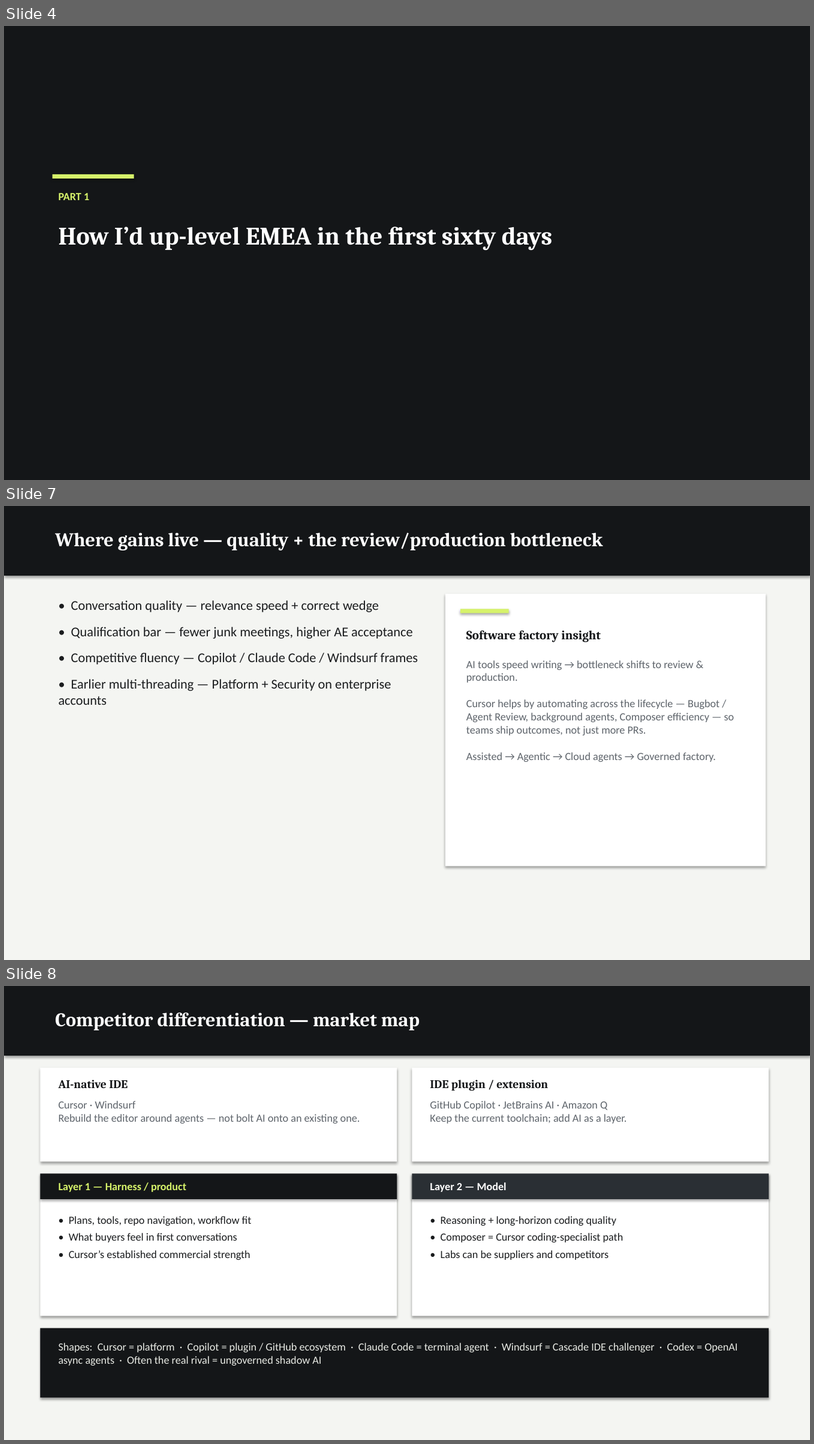
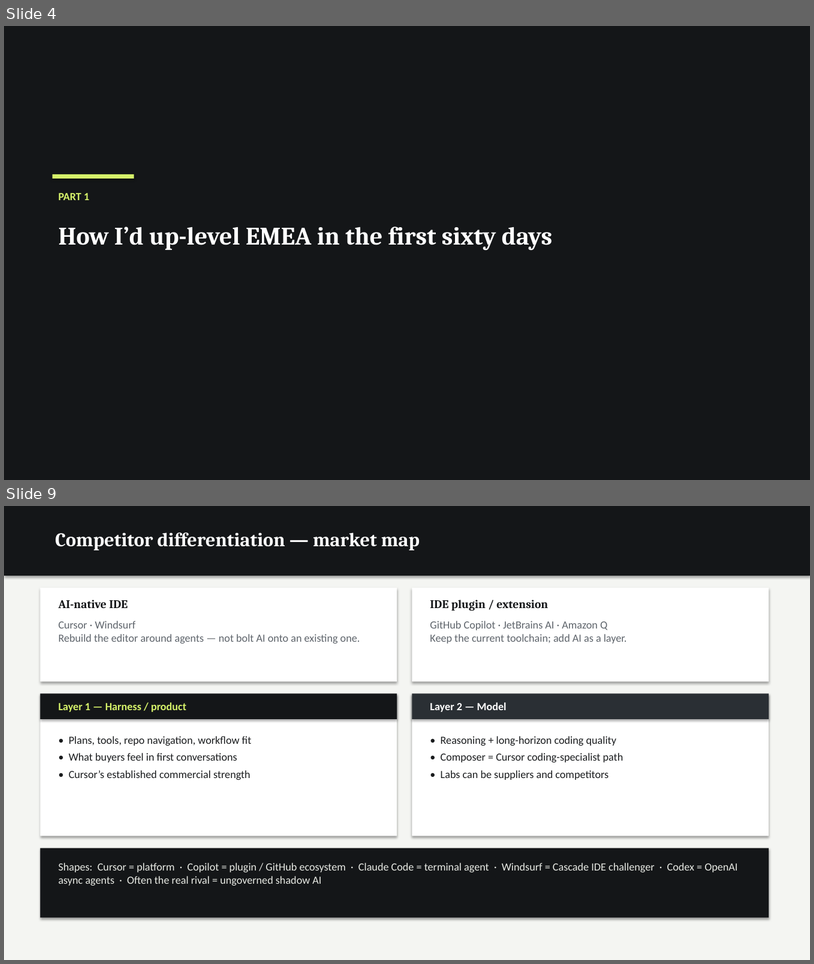
Before and after one commit to dempseli01-stack/lindsey, a slide deck: Lindsey_Presentation.pptx. Shown one above the other, each under a label of ours: slides 4, 7 and 8 before the commit, slides 4 and 9 after it; the slides between them are not shown. The pictures are 814x1444 and 814x964 pixels, drawn with LibreOffice and Linux fonts; fonts in the diff are those of the drawing. Boxes give left, top, right and bottom in pixels: in the first picture for what was removed or moved away, otherwise in the second. Text is boxed around its words. In the diff, an @@ line names an element or a change of style, - is before the commit and + after.

```diff
--- a/Lindsey_Presentation.pptx
+++ b/Lindsey_Presentation.pptx
@@ slide 7 removed at (x1=4, y1=506, x2=810, y2=960), background #FFFFFF @@
@@ rectangle removed at (x1=4, y1=506, x2=810, y2=960) @@
@@ rectangle removed at (x1=4, y1=506, x2=810, y2=576) @@
@@ text removed at (x1=55, y1=532, x2=603, y2=550) @@
-Where gains live — quality + the review/production bottleneck
@@ rectangle removed at (x1=446, y1=594, x2=766, y2=866) @@
@@ text removed at (x1=59, y1=600, x2=419, y2=705) @@
-• Conversation quality — relevance speed + correct wedge
-• Qualification bar — fewer junk meetings, higher AE acceptance
-• Competitive fluency — Copilot / Claude Code / Windsurf frames
-• Earlier multi-threading — Platform + Security on enterprise accounts
@@ rectangle removed at (x1=461, y1=609, x2=509, y2=613) @@
@@ text removed at (x1=467, y1=630, x2=601, y2=642) @@
-Software factory insight
@@ text removed at (x1=467, y1=660, x2=735, y2=762) @@
-AI tools speed writing → bottleneck shifts to review & production.
-Cursor helps by automating across the lifecycle — Bugbot / Agent Review, background agents, Composer efficiency — so teams ship outcomes, not just more PRs.
-Assisted → Agentic → Cloud agents → Governed factory.
@@ what was slide 8 is now slide 9 @@
```
Also in this commit, not shown: 6 slides added, 4 other slides removed, 2 other files.
